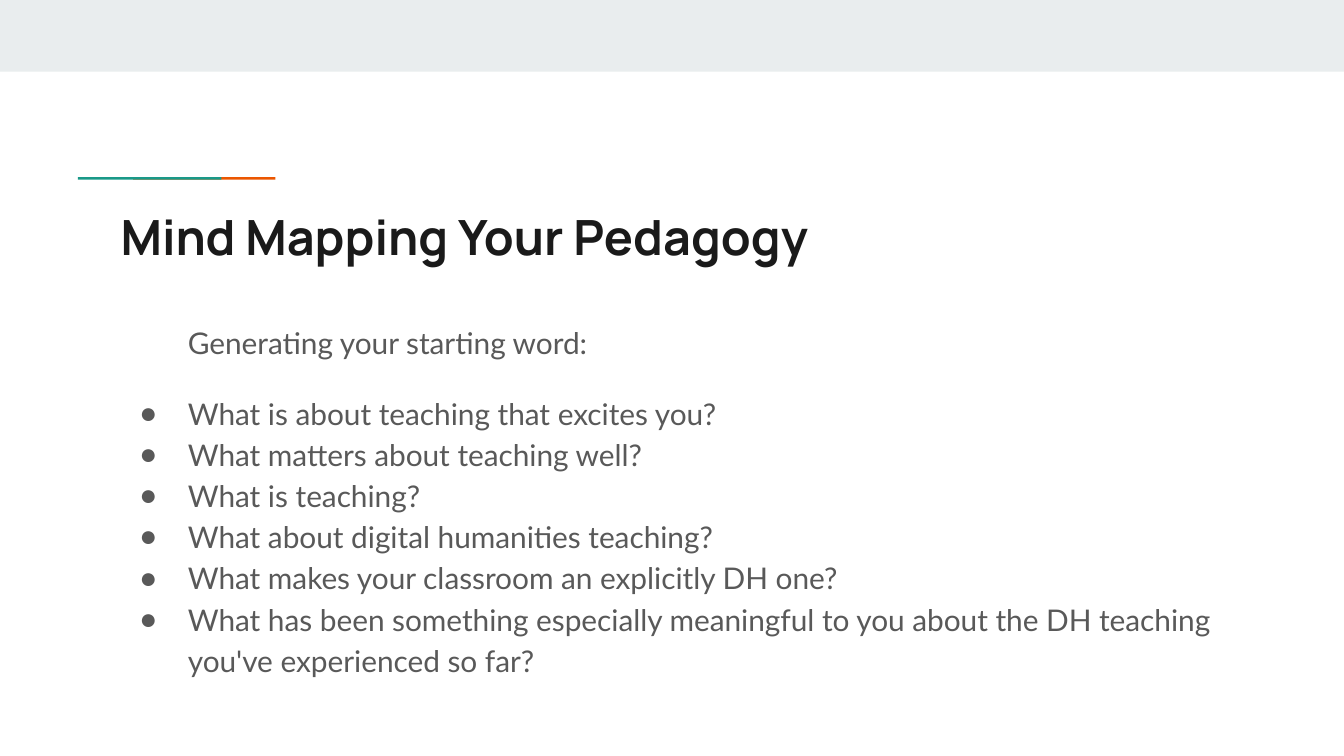
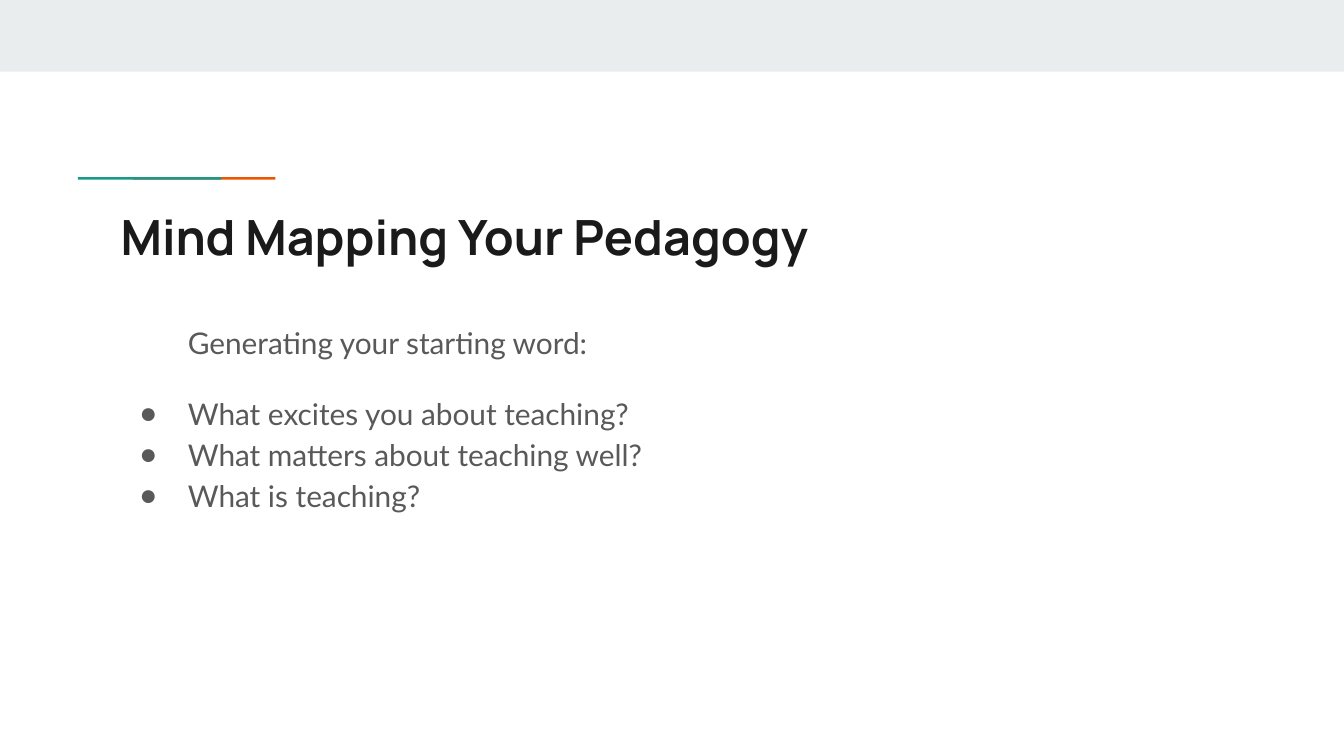
Before and after one commit to scholarslab/praxis, a slide deck: slide 10 of assets/mind-mapping-your-pedagogy.pptx. Drawn at 1344x756 pixels with LibreOffice and Linux fonts; fonts in the diff are those of the drawing. Boxes give left, top, right and bottom in pixels: in the first picture for what was removed or moved away, otherwise in the second. Text is boxed around its words. In the diff, an @@ line names an element or a change of style, - is before the commit and + after.

```diff
--- a/assets/mind-mapping-your-pedagogy.pptx
+++ b/assets/mind-mapping-your-pedagogy.pptx
@@ text at (188,403,628,431): text changed @@
-● What is about teaching that excites you?
+● What excites you about teaching?
@@ text at (188,526,1210,677): paragraphs removed @@
-● What about digital humanities teaching?
-● What makes your classroom an explicitly DH one?
-● What has been something especially meaningful to you about the DH teaching you've experienced so far?
```
Also in this commit, not shown: 1 other slide changed, 1 slide added, 4 other files.
